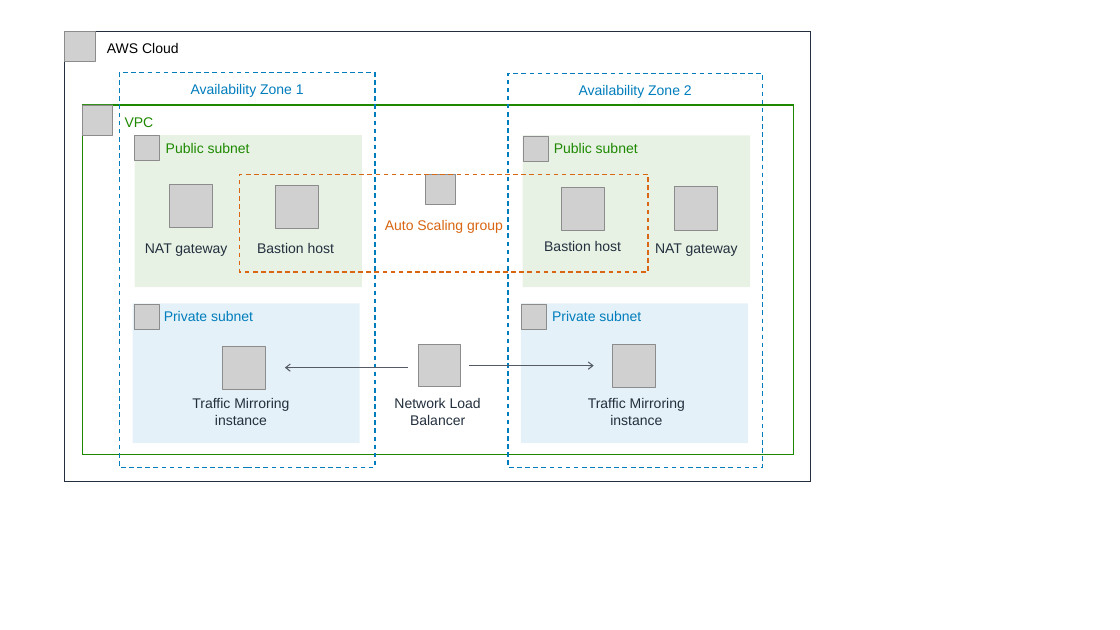
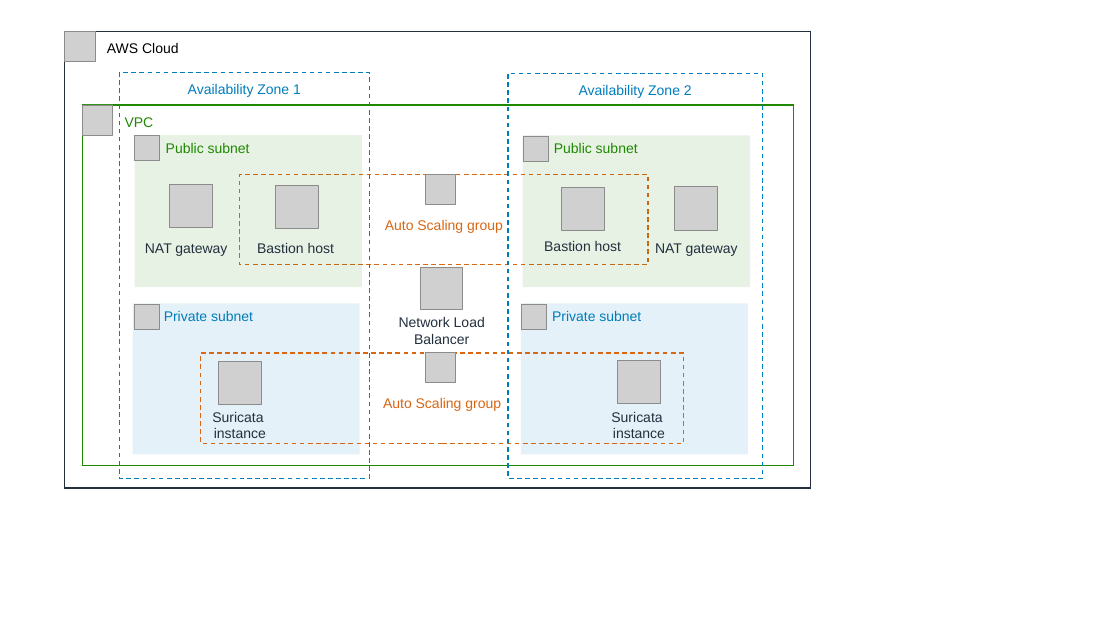
Before and after one commit to aws-quickstart/quickstart-amazon-vpc-traffic-mirroring, a slide deck: slide 1 of docs/images/vpc-traffic-mirroring-architecture-diagram.pptx. Drawn at 1120x630 pixels with LibreOffice and Linux fonts; fonts in the diff are those of the drawing; grey boxes stand for pictures. Boxes give left, top, right and bottom in pixels: in the first picture for what was removed or moved away, otherwise in the second. Text is boxed around its words. In the diff, an @@ line names an element or a change of style, - is before the commit and + after.

```diff
--- a/docs/images/vpc-traffic-mirroring-architecture-diagram.pptx
+++ b/docs/images/vpc-traffic-mirroring-architecture-diagram.pptx
@@ rectangle "AWS Cloud": place and size @@
-rectangle "AWS Cloud" at (65,31,811,481)
+rectangle "AWS Cloud" at (65,31,811,488)
@@ rectangle "Availability Zone 1": place and size @@
-rectangle "Availability Zone 1" at (119,72,375,467)
+rectangle "Availability Zone 1" at (119,72,370,478)
@@ rectangle "Availability Zone 2": place and size @@
-rectangle "Availability Zone 2" at (508,73,763,467)
+rectangle "Availability Zone 2" at (508,73,763,478)
@@ rectangle "VPC": place and size @@
-rectangle "VPC" at (82,105,794,455)
+rectangle "VPC" at (82,105,794,466)
@@ rectangle "Auto Scaling group": place and size @@
-rectangle "Auto Scaling group" at (240,174,649,272)
+rectangle "Auto Scaling group" at (240,174,649,265)
@@ picture: place and size @@
-picture at (418,344,460,386)
+picture at (421,268,463,310)
@@ rectangle "Private subnet": place and size @@
-rectangle "Private subnet" at (133,303,360,443)
+rectangle "Private subnet" at (133,303,360,455)
@@ text "Network Load Balancer": place and size @@
-text "Network Load Balancer" at (394,398,481,425)
+text "Network Load Balancer" at (399,317,485,344)
@@ rectangle "Private subnet": place and size @@
-rectangle "Private subnet" at (521,303,748,443)
+rectangle "Private subnet" at (521,303,748,455)
@@ rectangle added at (201,353,683,444), outline #D86613 1 pt dashed, 12 pt, text #D86613 @@
+Auto Scaling group
@@ picture added at (425,353,455,383) @@
@@ picture: place and size @@
-picture at (222,346,265,389)
+picture at (218,361,261,404)
@@ arrow removed from (408, 368) to (285, 368) @@
@@ arrow removed from (470, 365) to (594, 365) @@
@@ picture: place and size @@
-picture at (613,344,655,387)
+picture at (618,360,660,403)
@@ text at (212,412,266,438): text changed @@
-Traffic Mirroring instance
+Suricata
+instance
@@ text at (611,412,665,438): text changed @@
-Traffic Mirroring instance
+Suricata
+instance
```
Also in this commit, not shown: 1 other file.
